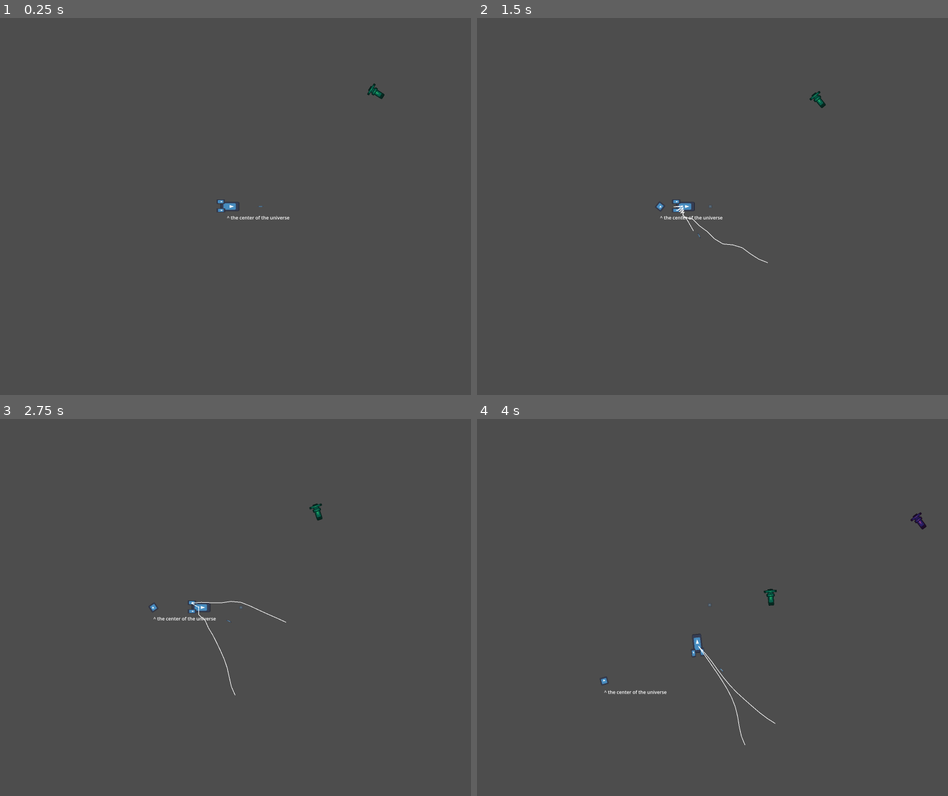
Above: before the commit, frames 1-4 (two rows, left to right).
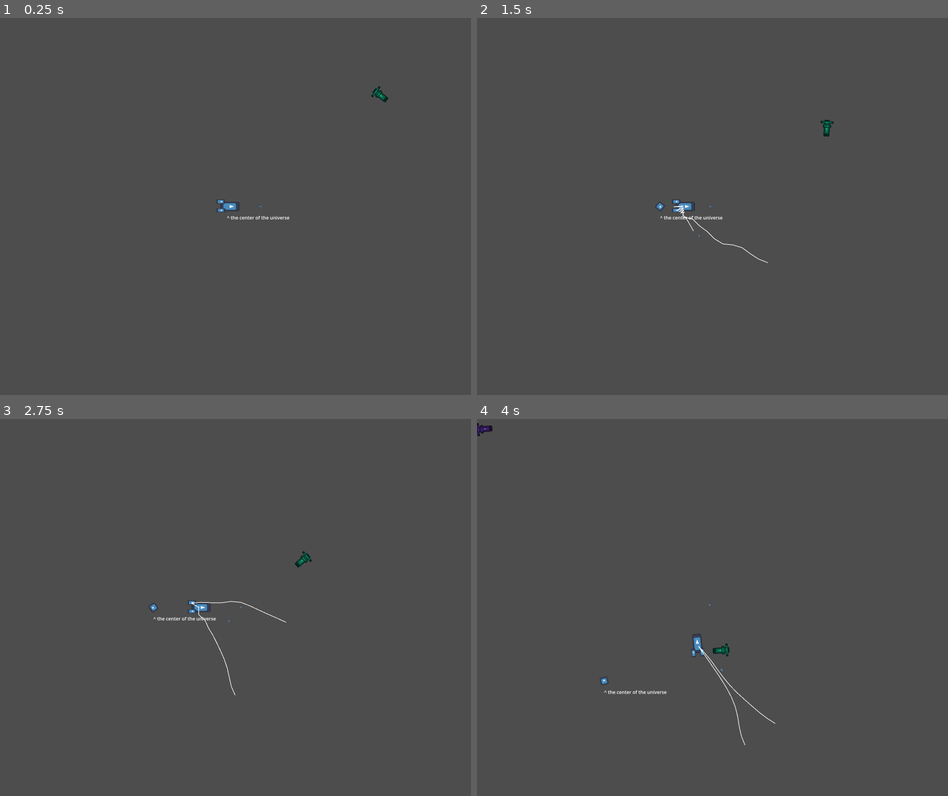
Above: after the commit, the same moments.

Repository: Bromeon/LudumDare54
Game: Godot game, scene res://Scenes/Main/Main.tscn
Same seed, same stepped clock (60 frames per second), same inputs: the game is played once before the commit and once after it. The engine's default icon, where the game draws it, is replaced by a stand-in: a white triangle on a blue panel in a dark square.
Inputs (mouse positions are in pixels of both pictures, inside the frame that each line leads up to):
- Up to frame 1 (0.25 s): no input
- Up to frame 2 (1.5 s): move the mouse to (816, 187) at 0.52 s; hold D (Right) 0.53-1.28 s; tap Space (ShootTether) at 0.6, 1.35 s; move the mouse to (618, 225) at 1.27 s; hold Ctrl (Brake) from 1.28 s (still down)
- Up to frame 3 (2.75 s): move the mouse to (282, 524) at 2.02 s; release Ctrl (Brake) at 2.03 s; hold D (Right) from 2.03 s (still down); tap Space (ShootTether) at 2.1 s
- Up to frame 4 (4 s): move the mouse to (688, 682) at 2.77 s; release D (Right) at 2.78 s; hold W (Up) 2.78-3.53 s; tap Space (ShootTether) at 2.85, 3.6 s; move the mouse to (853, 664) at 3.52 s; hold A (Left) from 3.53 s (still down)

The runs differ from the first frame. In frame 1, less than 0.1% of the frame differs, in the area x 78-83%, y 17-23%; in frame 2, 0.1%; in frame 3, 0.1%; in frame 4, 0.3%, in the area x 0-96%, y 1-63%.

Commit message:
Normalize speeds

Diff:
--- a/Scenes/Main/Main.tscn
+++ b/Scenes/Main/Main.tscn
@@ -38,26 +38,26 @@
 curve = ExtResource("5_kkofb")
 color = Color(0.141176, 0.533333, 0.933333, 1)
 effect_radius = 200.0
-speed = 1.5
+speed = 15.0
 
 [node name="Supply2" parent="SupplyPaths" instance=ExtResource("4_6dkld")]
 curve = ExtResource("6_rjk23")
 color = Color(0.109804, 0.662745, 0.388235, 1)
 effect_radius = 250.0
-speed = 1.0
+speed = 100.0
 
 [node name="Supply3" parent="SupplyPaths" instance=ExtResource("4_6dkld")]
 position = Vector2(-12, 23)
 curve = ExtResource("7_t62cn")
 color = Color(0.827451, 0.752941, 0.247059, 1)
 effect_radius = 250.0
-speed = 3.0
+speed = 300.0
 metadata/_edit_group_ = true
 
 [node name="Supply4" parent="SupplyPaths" instance=ExtResource("4_6dkld")]
 curve = ExtResource("8_b64bo")
 color = Color(0.556863, 0.211765, 0.505882, 1)
 effect_radius = 400.0
-speed = 5.0
+speed = 40.0
 
 [node name="PlayerShip" parent="." instance=ExtResource("8_tj2rl")]
--- a/Scenes/SupplyShip/SupplyShip.gd
+++ b/Scenes/SupplyShip/SupplyShip.gd
@@ -8,6 +8,7 @@
 
 @onready var follow := $PathFollow2D
 @onready var graphics := $PathFollow2D/Ship
+@onready var total_path_length := self.curve.get_baked_length()
 
 func _ready():
 	var circle = CircleShape2D.new()
@@ -31,4 +32,4 @@
 
 # Called every frame. 'delta' is the elapsed time since the previous frame.
 func _process(delta):
-	follow.progress_ratio = wrapf(follow.progress_ratio + delta * 0.01 * speed, 0.0, 1.0)
+	follow.progress_ratio = wrapf(follow.progress_ratio + delta * speed / total_path_length, 0.0, 1.0)
